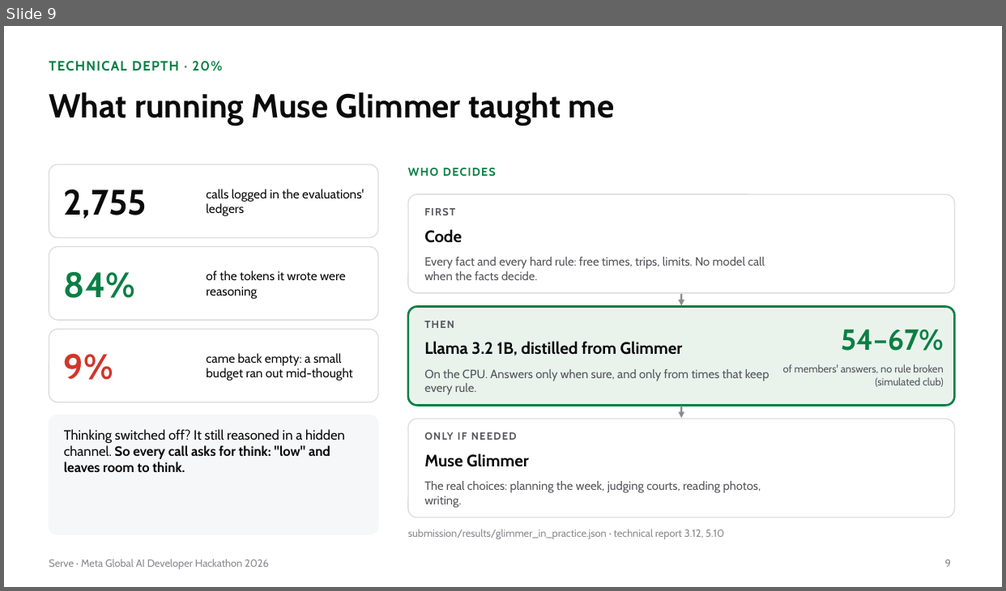
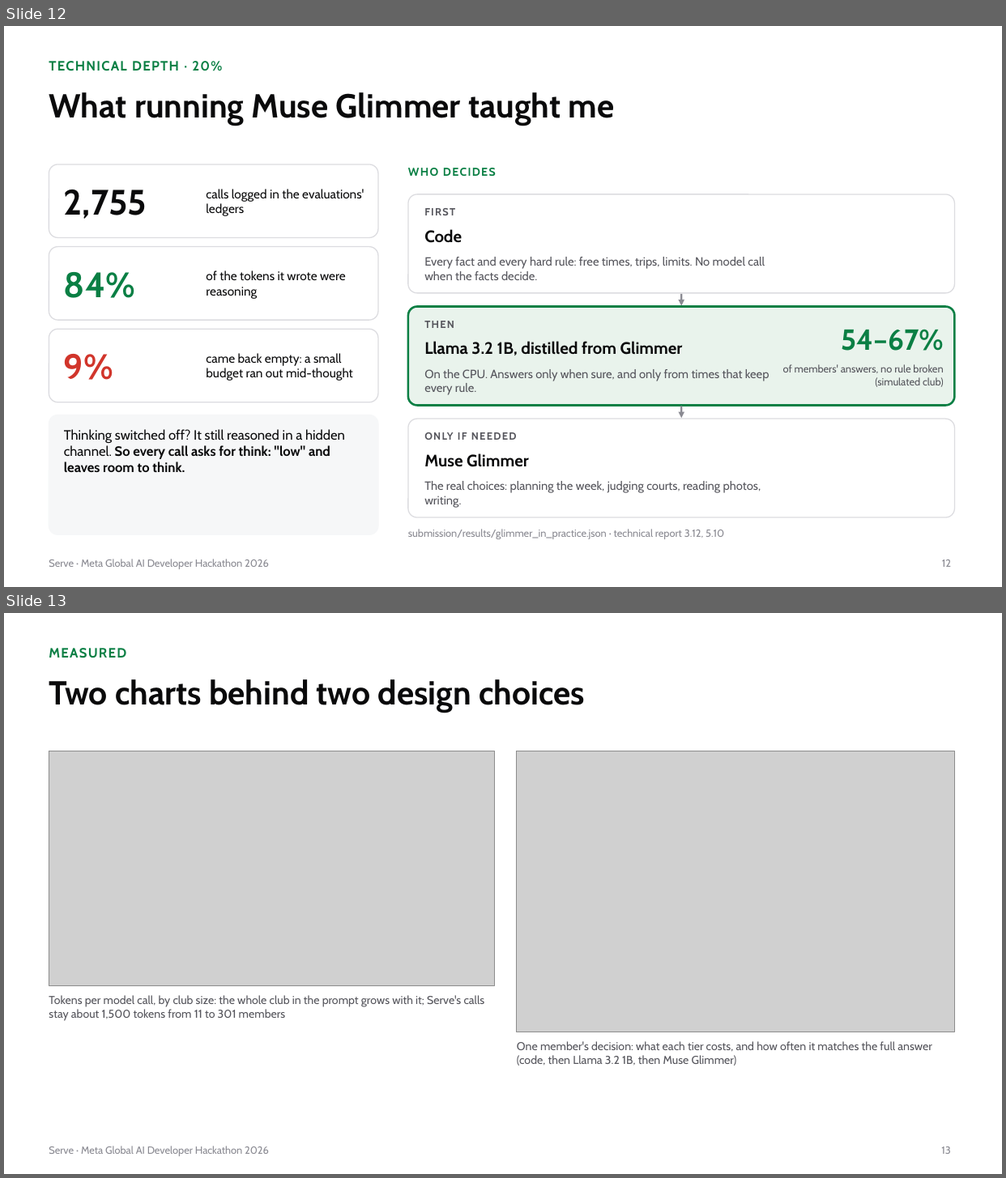
Before and after one commit to gino6178/serve-meta-hackathon, a slide deck: video/deck/Serve_Meta_deck.pptx. Shown one above the other, each under a label of ours: slide 9 before the commit, slides 12 and 13 after it. The pictures are 1006x591 and 1006x1178 pixels, drawn with LibreOffice and Linux fonts; fonts in the diff are those of the drawing; grey boxes stand for pictures. Boxes give left, top, right and bottom in pixels: in the first picture for what was removed or moved away, otherwise in the second. Text is boxed around its words. In the diff, an @@ line names an element or a change of style, - is before the commit and + after.

```diff
--- a/video/deck/Serve_Meta_deck.pptx
+++ b/video/deck/Serve_Meta_deck.pptx
@@ slide 13 added at (4, 613, 1002, 1174), background #FFFFFF; not listed: 1 template element that a slide beside it also shows @@
@@ text added at (49, 648, 126, 658), 13 pt, text #0A7F44, bold @@
+MEASURED
@@ title added at (49, 679, 585, 713), 32 pt, text #0A0A0B, bold @@
+Two charts behind two design choices
@@ picture added at (49, 752, 494, 986) @@
@@ picture added at (517, 752, 955, 1033) @@
@@ text added at (49, 995, 485, 1021), 11 pt, text #55555C @@
+Tokens per model call, by club size: the whole club in the prompt grows with it; Serve's calls stay about 1,500 tokens from 11 to 301 members
@@ text added at (517, 1041, 931, 1066), 11 pt, text #55555C @@
+One member's decision: what each tier costs, and how often it matches the full answer (code, then Llama 3.2 1B, then Muse Glimmer)
@@ page number added at (941, 1147, 951, 1154), 10 pt, text #8A8A92 @@
+13
@@ what was slide 9 is now slide 12 @@
@@ page number at (942, 560, 951, 567): text changed @@
-9
+12
```
Also in this commit, not shown: 4 slides changed, 5 other slides added, 2 slides removed, 17 other files.
